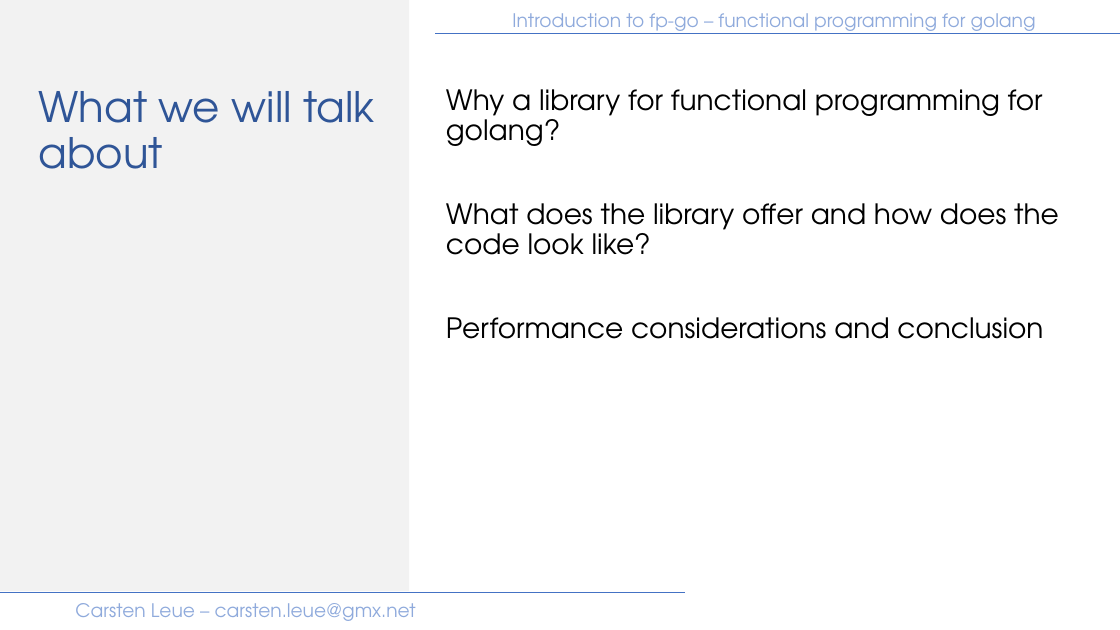
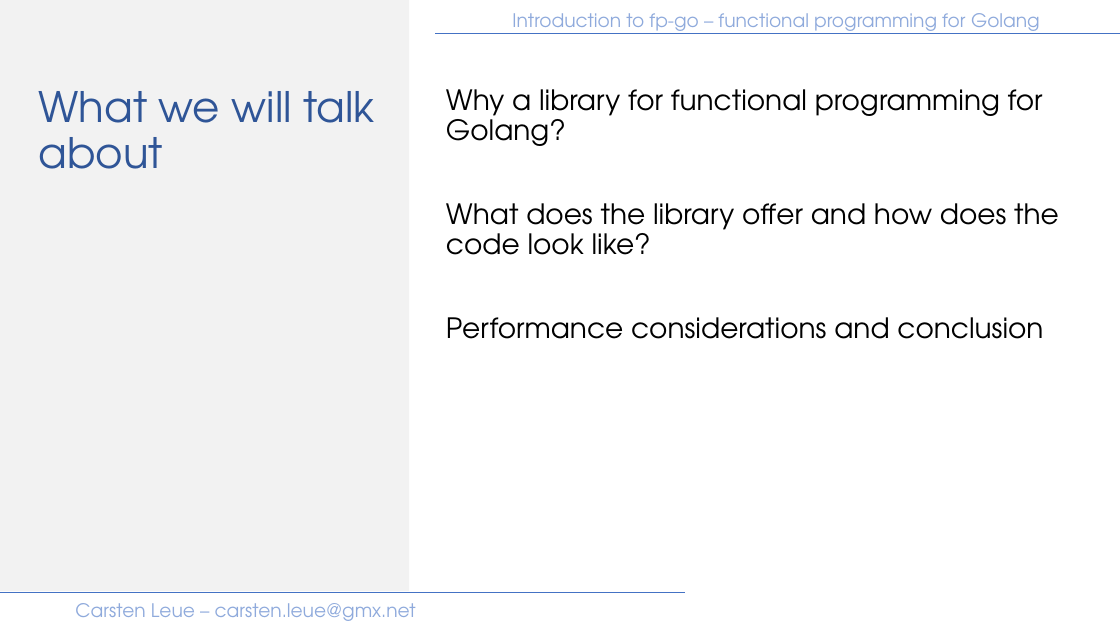
Before and after one commit to IBM/fp-go, a slide deck: slide 2 of samples/presentation/introduction.pptx. Drawn at 1120x630 pixels with LibreOffice and Linux fonts; fonts in the diff are those of the drawing. Boxes give left, top, right and bottom in pixels: in the first picture for what was removed or moved away, otherwise in the second. Text is boxed around its words. In the diff, an @@ line names an element or a change of style, - is before the commit and + after.

```diff
--- a/samples/presentation/introduction.pptx
+++ b/samples/presentation/introduction.pptx
@@ text at <box>512,13,1040,34</box>: text changed @@
-Introduction to fp-go – functional programming for golang
+Introduction to fp-go – functional programming for Golang
@@ text at <box>446,89,1043,146</box>: text changed @@
-Why a library for functional programming for golang?
+Why a library for functional programming for Golang?
```
Also in this commit, not shown: 42 other slides changed, 1 other file.
